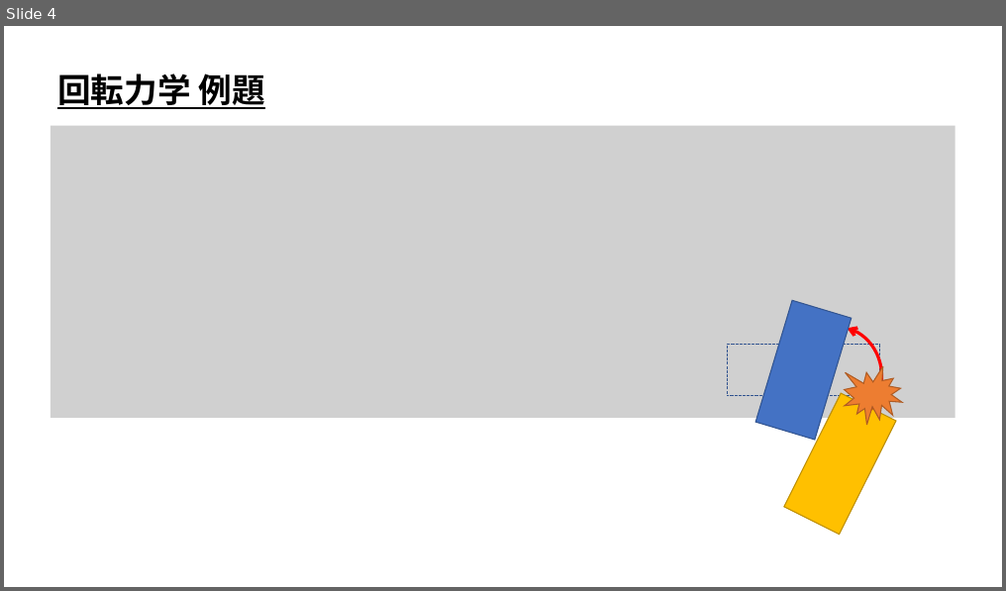
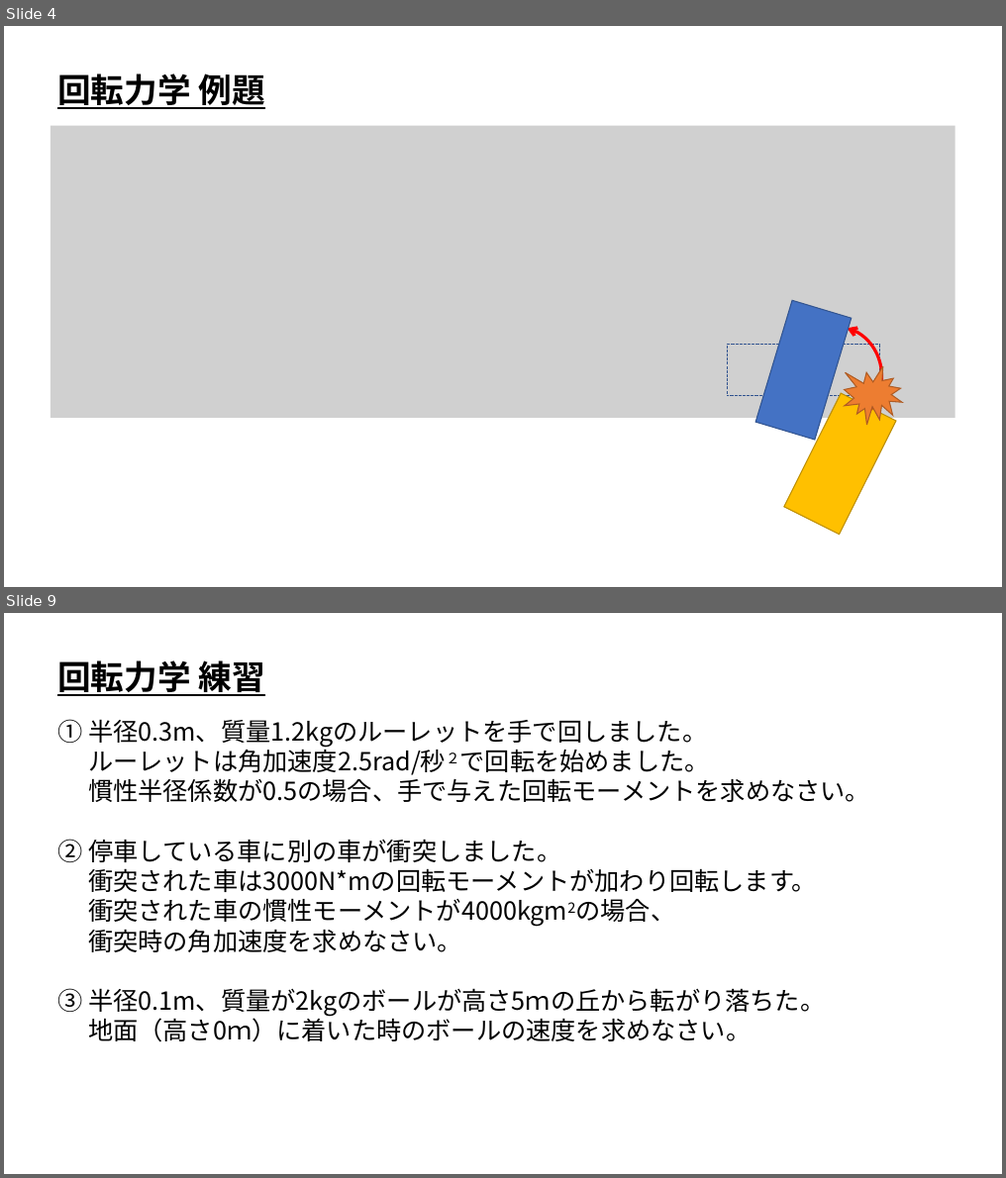
Before and after one commit to ArakiYusuke-Ohara/Textbook, a slide deck: ゲーム科2年/00_前期/ゲーム開発Ⅲ/ゲーム物理学/座学/29_回転力学.pptx. Shown one above the other, each under a label of ours: slide 4 before the commit, slides 4 and 9 after it; the slides between them are not shown. The pictures are 1006x591 and 1006x1178 pixels, drawn with LibreOffice and Linux fonts; fonts in the diff are those of the drawing; grey boxes stand for pictures. Boxes give left, top, right and bottom in pixels: in the first picture for what was removed or moved away, otherwise in the second. Text is boxed around its words. In the diff, an @@ line names an element or a change of style, - is before the commit and + after.

Commit message:
回転力学完成

```diff
--- a/ゲーム科2年/00_前期/ゲーム開発Ⅲ/ゲーム物理学/座学/29_回転力学.pptx
+++ b/ゲーム科2年/00_前期/ゲーム開発Ⅲ/ゲーム物理学/座学/29_回転力学.pptx
@@ slide 9 added at bbox=[4, 613, 1002, 1174], background #FFFFFF @@
@@ text added at bbox=[57, 661, 264, 696], 32 pt, text #000000, bold, underline @@
+回転力学 練習
@@ text added at bbox=[57, 719, 870, 1043], 24 pt, text #000000 @@
+① 半径0.3m、質量1.2kgのルーレットを手で回しました。
+ルーレットは角加速度2.5rad/秒２で回転を始めました。
+慣性半径係数が0.5の場合、手で与えた回転モーメントを求めなさい。
+② 停車している車に別の車が衝突しました。
+衝突された車は3000N*mの回転モーメントが加わり回転します。
+衝突された車の慣性モーメントが4000kgm2の場合、
+衝突時の角加速度を求めなさい。
+③ 半径0.1m、質量が2kgのボールが高さ5ｍの丘から転がり落ちた。
+地面（高さ0ｍ）に着いた時のボールの速度を求めなさい。
```
Also in this commit, not shown: 2 slides changed, 4 other slides added, 1 other file.
